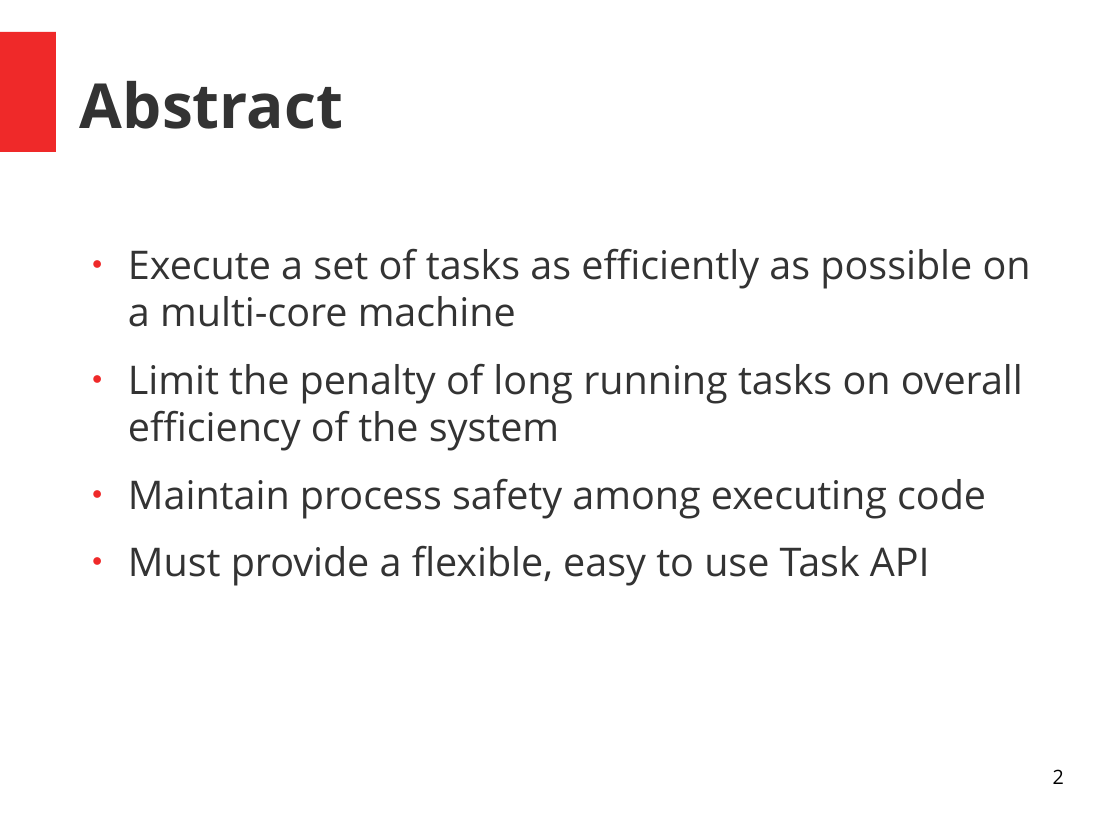
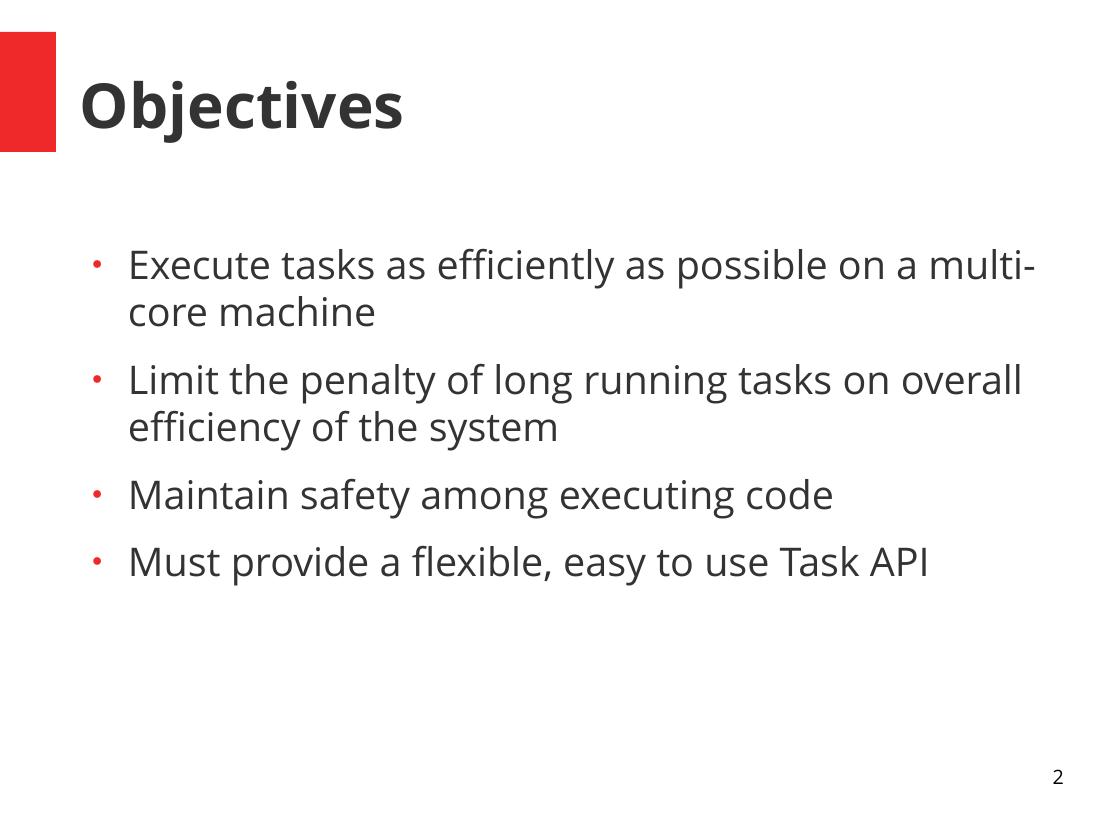
Before and after one commit to aaronlangford31/scheduler, a slide deck: slide 2 of docs/presentations/proj_background.odp. Drawn at 1120x840 pixels with LibreOffice and Linux fonts; fonts in the diff are those of the drawing. Boxes give left, top, right and bottom in pixels: in the first picture for what was removed or moved away, otherwise in the second. Text is boxed around its words. In the diff, an @@ line names an element or a change of style, - is before the commit and + after.

```diff
--- a/docs/presentations/proj_background.odp
+++ b/docs/presentations/proj_background.odp
@@ title at [80, 81, 405, 143]: text changed @@
-Abstract
+Objectives
@@ text at [128, 248, 1035, 327]: text changed @@
-● Execute a set of tasks as efficiently as possible on a multi-core machine
+● Execute tasks as efficiently as possible on a multi-core machine
@@ text at [128, 478, 834, 519]: text changed @@
-● Maintain process safety among executing code
+● Maintain safety among executing code
```
Also in this commit, not shown: 2 other slides changed, 6 slides added, 1 slide removed, 1 other file.
